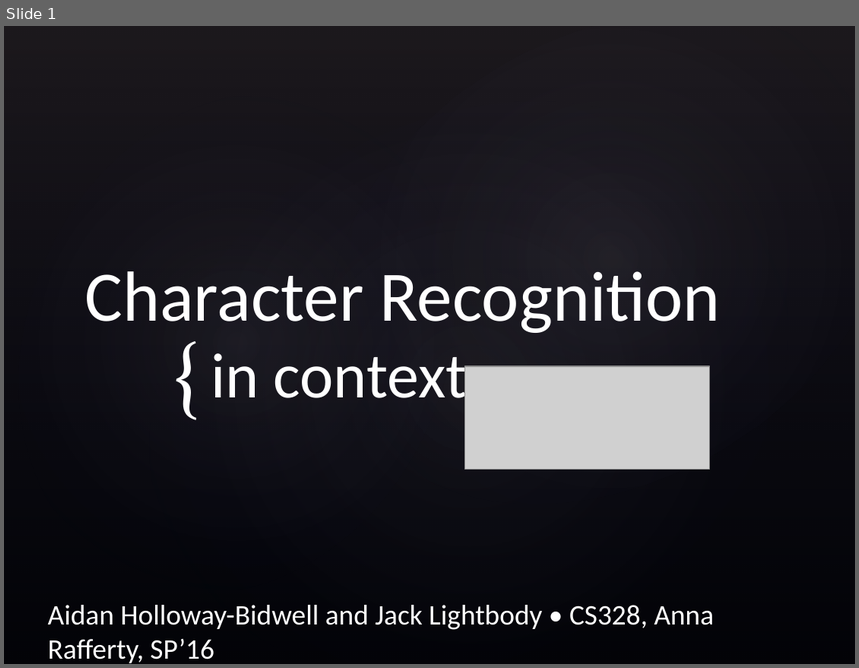
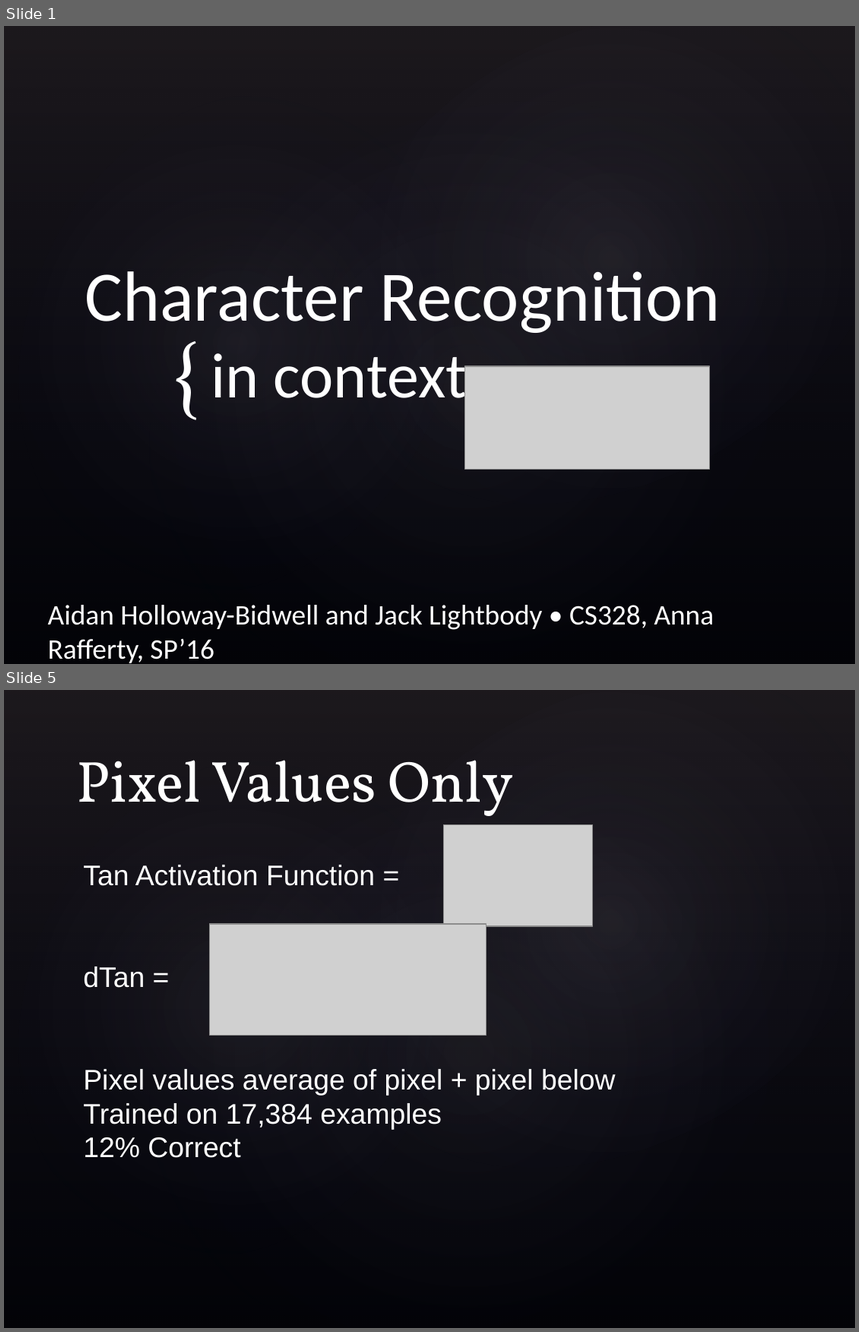
Before and after one commit to jacklightbody/character_recognizer, a slide deck: HollowayBidwellLightbody.pptx. Shown one above the other, each under a label of ours: slide 1 before the commit, slides 1 and 5 after it; the slides between them are not shown. The pictures are 859x668 and 859x1332 pixels, drawn with LibreOffice and Linux fonts; fonts in the diff are those of the drawing; grey boxes stand for pictures; background and template pictures are left out. Boxes give left, top, right and bottom in pixels: in the first picture for what was removed or moved away, otherwise in the second. Text is boxed around its words. In the diff, an @@ line names an element or a change of style, - is before the commit and + after.

```diff
--- a/HollowayBidwellLightbody.pptx
+++ b/HollowayBidwellLightbody.pptx
@@ slide 5 added at (4, 690, 855, 1328), background picture (left out); not listed: 4 template elements that a slide beside it also shows @@
@@ title added at (76, 760, 513, 827), 49 pt, text #FFFFFF @@
+Pixel Values Only
@@ picture added at (444, 825, 593, 926) @@
@@ text added at (83, 865, 616, 1158), 24 pt, text #FFFFFF @@
+Tan Activation Function =
+dTan =
+Pixel values average of pixel + pixel below
+Trained on 17,384 examples
+12% Correct
@@ picture added at (210, 924, 487, 1036) @@
```
Also in this commit, not shown: 1 slide changed, 5 other slides added, 2 other files.
